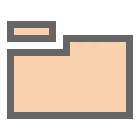
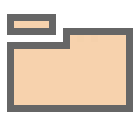
Layers edited between the first and the second 140 x 140 image:
added layer "Eingefügte Ebene" above "Background" over [7, 14, 133, 112]
painted on "Background" over [7, 21, 133, 119]
